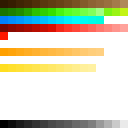
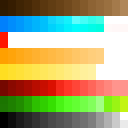
Layered file, before and after one edit (128x128). Changes by layer:
painted on "Furniture_albedo" over [0, 8, 128, 120]
